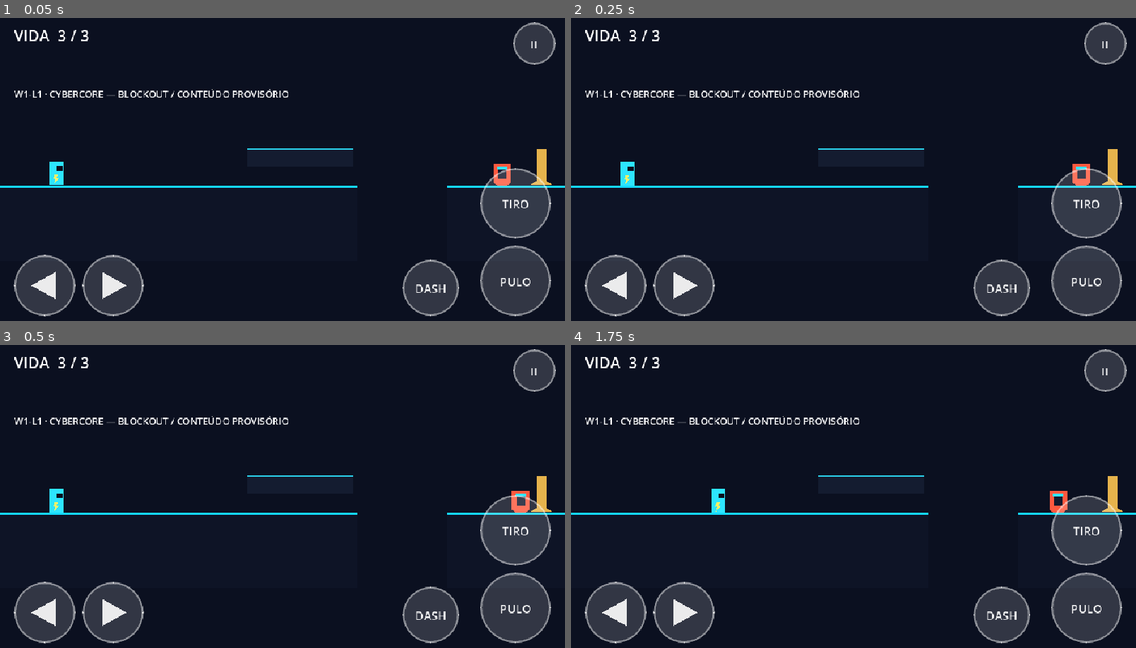
Above: before the commit, frames 1-4 (two rows, left to right).
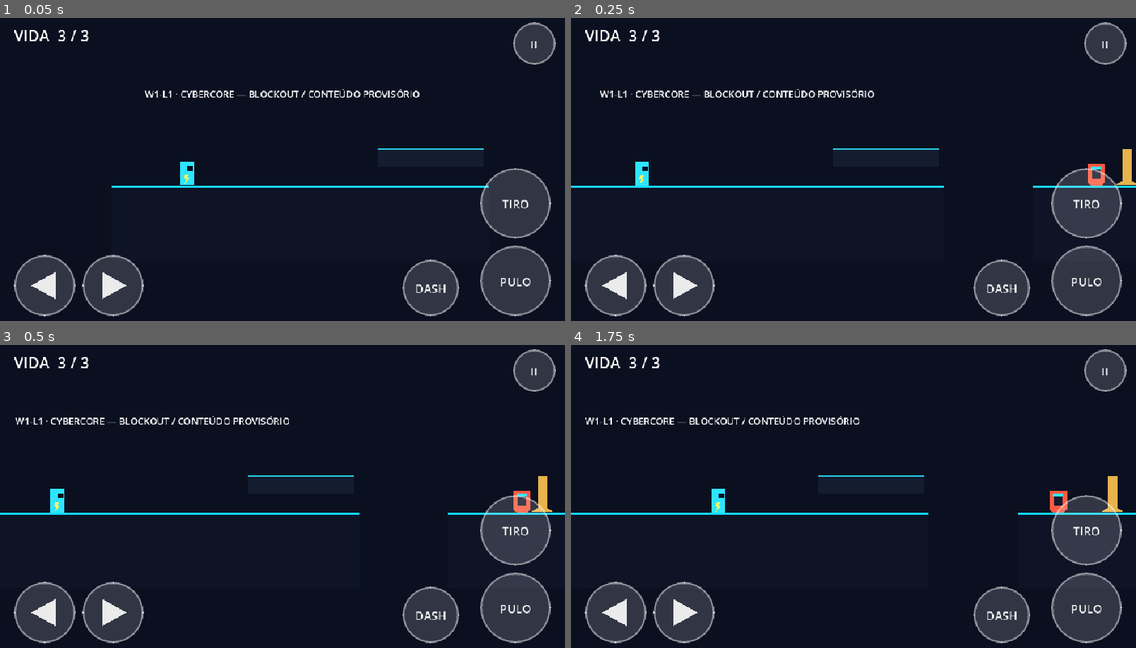
Above: after the commit, the same moments.

Repository: jyanzy19-yml/new-bolt-aventura
Game: Godot game, scene res://scenes/campaign/cybercore_w1_l1.tscn
Same seed, same stepped clock (60 frames per second), same inputs: the game is played once before the commit and once after it. This scene is started directly instead of the project's main scene.
Inputs (mouse positions are in pixels of both pictures, inside the frame that each line leads up to):
- Up to frame 1 (0.05 s): no input
- Up to frame 2 (0.25 s): no input
- Up to frame 3 (0.5 s): no input
- Up to frame 4 (1.75 s): move the mouse to (977, 481) at 0.52 s; hold D (move_right) 0.53-1.25 s; tap J (attack) at 0.6 s; click (977, 481) at 0.67 s; tap Space (jump) at 0.77 s; drag from (740, 514) to (1079, 502) at 1.27 s

The runs differ from the first frame. In frame 1, 2.2% of the frame differs, in the area x 0-100%, y 23-57%; in frame 2, 2.0%; in frame 3, 0.8%; in frame 4, nothing differs.
Error after the commit: Invalid access to property or key 'collected' on a base object of type 'null instance'. (res://scripts/campaign/cybercore_w1_l1.gd:30)

Commit message:
feat(w1-l1): surface checkpoint and recovery feedback

Diff:
--- a/scripts/campaign/cybercore_w1_l1.gd
+++ b/scripts/campaign/cybercore_w1_l1.gd
@@ -8,6 +8,7 @@
 @onready var _spawn: Marker2D = %SpawnPoint
 @onready var _kill_zone: Area2D = %KillZone
 @onready var _checkpoint: BoltCheckpoint = %Checkpoint
+@onready var _health_pickup: BoltHealthPickup = %HealthPickup
 @onready var _goal: Area2D = %Goal
 @onready var _hud: Hud = %Hud
 
@@ -26,6 +27,7 @@
 	_player.defeated.connect(_on_player_defeated)
 	_kill_zone.body_entered.connect(_on_kill_zone_body_entered)
 	_checkpoint.activated.connect(_on_checkpoint_activated)
+	_health_pickup.collected.connect(_on_health_pickup_collected)
 	_goal.body_entered.connect(_on_goal_body_entered)
 	_respawn_position = _spawn.global_position
 	_player.respawn(_respawn_position)
@@ -37,6 +39,11 @@
 
 func _on_checkpoint_activated(_checkpoint_id: StringName, respawn_position: Vector2) -> void:
 	_respawn_position = respawn_position
+	_hud.show_progress_notification("CHECKPOINT ATIVADO")
+
+
+func _on_health_pickup_collected(amount: int) -> void:
+	_hud.show_progress_notification("RECUPERAÇÃO +%d" % amount)
 
 
 func _on_kill_zone_body_entered(body: Node2D) -> void:
